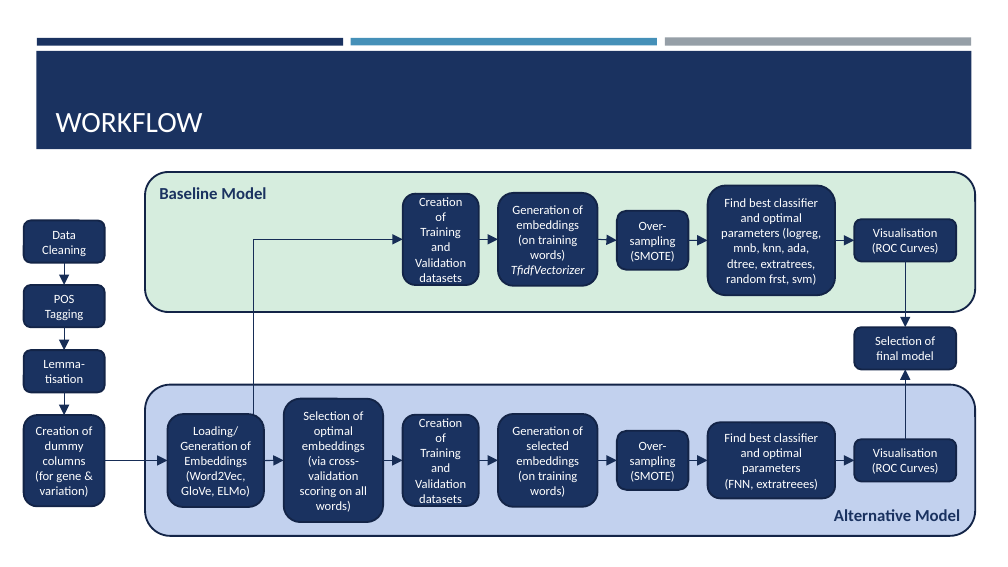
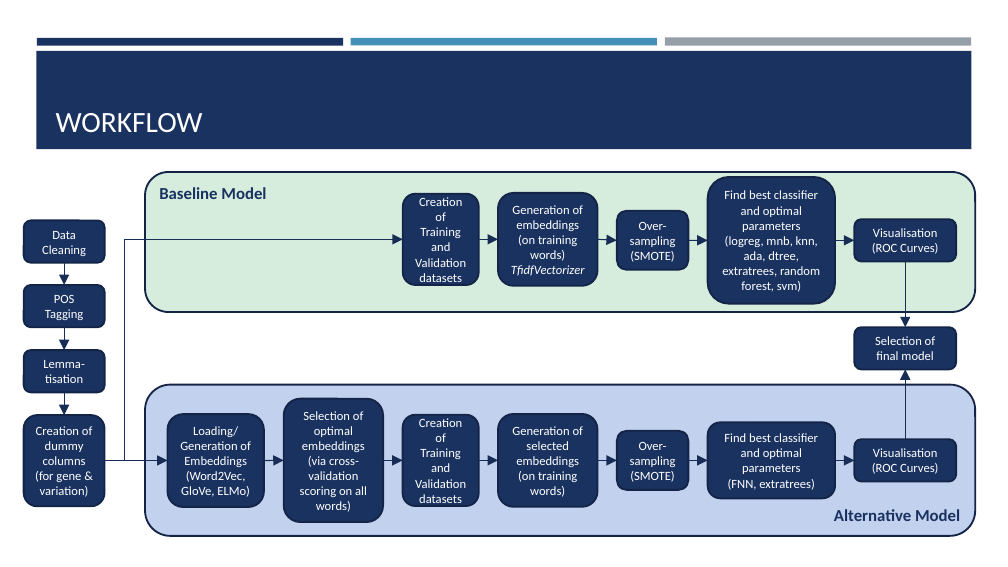
Before and after one commit to yuchye/Capstone, a slide deck: slide 2 of Capstone_Presentation.pptx. Drawn at 1008x567 pixels with LibreOffice and Linux fonts; fonts in the diff are those of the drawing. Boxes give left, top, right and bottom in pixels: in the first picture for what was removed or moved away, otherwise in the second. Text is boxed around its words. In the diff, an @@ line names an element or a change of style, - is before the commit and + after.

```diff
--- a/Capstone_Presentation.pptx
+++ b/Capstone_Presentation.pptx
@@ rounded rectangle "Find best classifier and optimal ...": place and size @@
-rounded rectangle "Find best classifier and optimal ..." at box(708, 185, 836, 295)
+rounded rectangle "Find best classifier and optimal ..." at box(708, 177, 836, 304)
@@ text in rounded rectangle at box(722, 190, 820, 292): text changed @@
-Find best classifier and optimal parameters (logreg, mnb, knn, ada, dtree, extratrees, random frst, svm)
+Find best classifier and optimal parameters (logreg, mnb, knn, ada, dtree, extratrees, random forest, svm)
@@ elbow arrow (104, 461) - (403, 240): route changed @@
@@ text in rounded rectangle at box(728, 479, 814, 490): text changed @@
-(FNN, extratreees)
+(FNN, extratrees)
```
Also in this commit, not shown: 2 other files.
